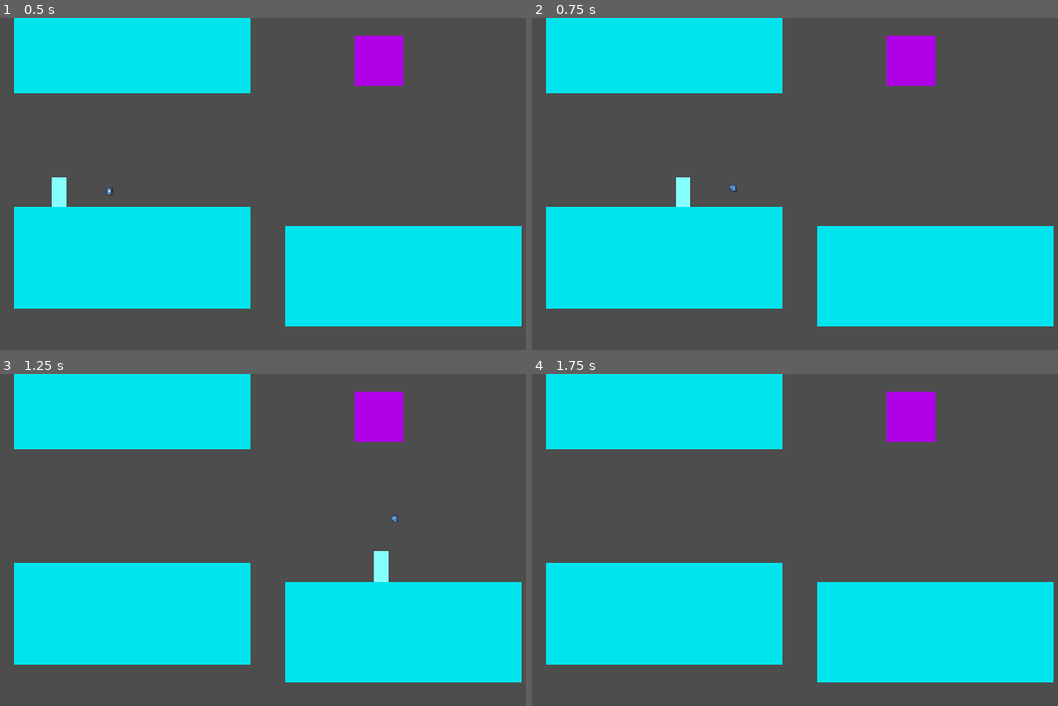
Above: before the commit, frames 1-4 (two rows, left to right).
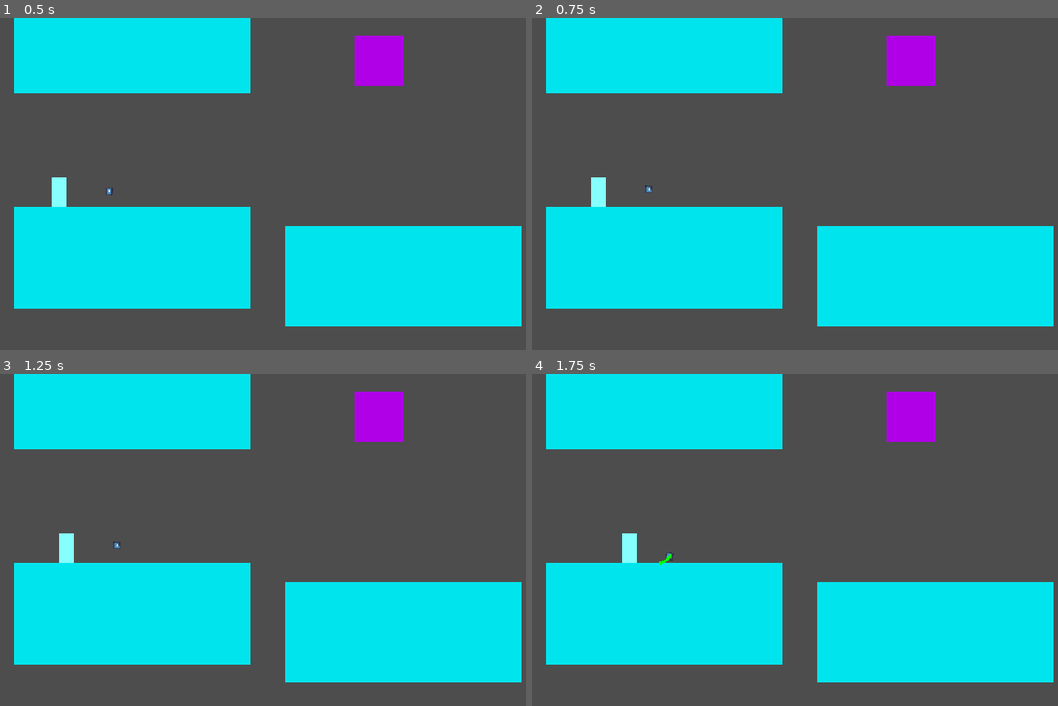
Above: after the commit, the same moments.

Repository: madgustoo/sandbox
Game: Godot game, scene res://main.tscn
Two runs of this game, one before a commit and one after it. Both use one fixed random seed, a clock stepped at 60 frames per second and the inputs below. The engine's default icon, where the game draws it, is replaced by a stand-in: a white triangle on a blue panel in a dark square.
Inputs (mouse positions are in pixels of both pictures, inside the frame that each line leads up to):
- Up to frame 1 (0.5 s): no input
- Up to frame 2 (0.75 s): tap Enter at 0.5 s; move the mouse to (915, 167) at 0.52 s; press the mouse at (915, 167) at 0.53 s; hold Right (ui_right) from 0.53 s (still down)
- Up to frame 3 (1.25 s): keep holding Right (ui_right); tap W (jump) at 0.77, 0.8, 1.07 s
- Up to frame 4 (1.75 s): keep holding Right (ui_right); move the mouse to (668, 556) at 1.27 s; release the mouse at (668, 556) at 1.28 s; tap W (jump) at 1.35, 1.52 s; click (668, 556) at 1.55 s

Frame 1 is identical in both runs. In frame 2, 0.5% of the frame differs, in the area x 11-40%, y 48-57%; in frame 3, 0.5%, in the area x 11-76%, y 42-63%; in frame 4, 0.3%.

Commit message:
Update player.gd

Diff:
--- a/scripts/player.gd
+++ b/scripts/player.gd
@@ -13,6 +13,7 @@
 
 # Where projectiles spawn out from
 @onready var shooter: Marker2D = $Arm/Crossair/Shooter
+@onready var sprite_2d: Sprite2D = $Arm/Crossair/Sprite2D
 
 var rope_verlet = preload("res://rope.tscn")
 
@@ -21,6 +22,7 @@
 
 enum State {
 	NORMAL,
+	JUMPING,
 	SWINGING
 }
 
@@ -46,29 +48,32 @@
 				velocity.x = direction * speed
 			else:
 				velocity.x = move_toward(velocity.x, 0, speed)
+			if Input.is_action_just_pressed("jump"):
+				state = State.JUMPING
+				velocity.y -= jump
+		State.JUMPING:
+			if is_on_floor():
+				state = State.NORMAL
+		State.SWINGING:
+			velocity.x = 0
+			pass
 
-			if Input.is_action_just_pressed("jump"):
-				velocity.y -= jump
+	if Input.is_action_just_pressed("click") || Input.is_action_just_released("click"):
+		try_swing()
 
-			if Input.is_action_just_pressed("click"):
-				try_swing()
-		State.SWINGING:
-			if Input.is_action_just_released("click"):
-				try_swing()
-
-			if Input.is_action_pressed("click"):
-				if rope:
-					rope.set_end_position(shooter.global_position)
+	# Hold rope
+	if Input.is_action_pressed("click"):
+		if rope:
+			rope.set_end_position(shooter.global_position)
 
 	# Update shooter aim
 	var aim_direction = (get_global_mouse_position() - arm.global_position).normalized()
 	arm.rotation = aim_direction.angle() + PI/2
 
-	# var angle = (get_global_mouse_position() - arm.global_position).angle()
-
 	if get_global_mouse_position().distance_to(arm.global_position) < radius:
 		# Can move freely, so at this range, the shooter now has the same global position as the cursor
 		shooter.global_position = get_global_mouse_position()
+		sprite_2d.global_position = get_global_mouse_position()
 	#else:
 		#crossair.global_position = Vector2(radius * cos(angle), radius * sin(angle))
 
